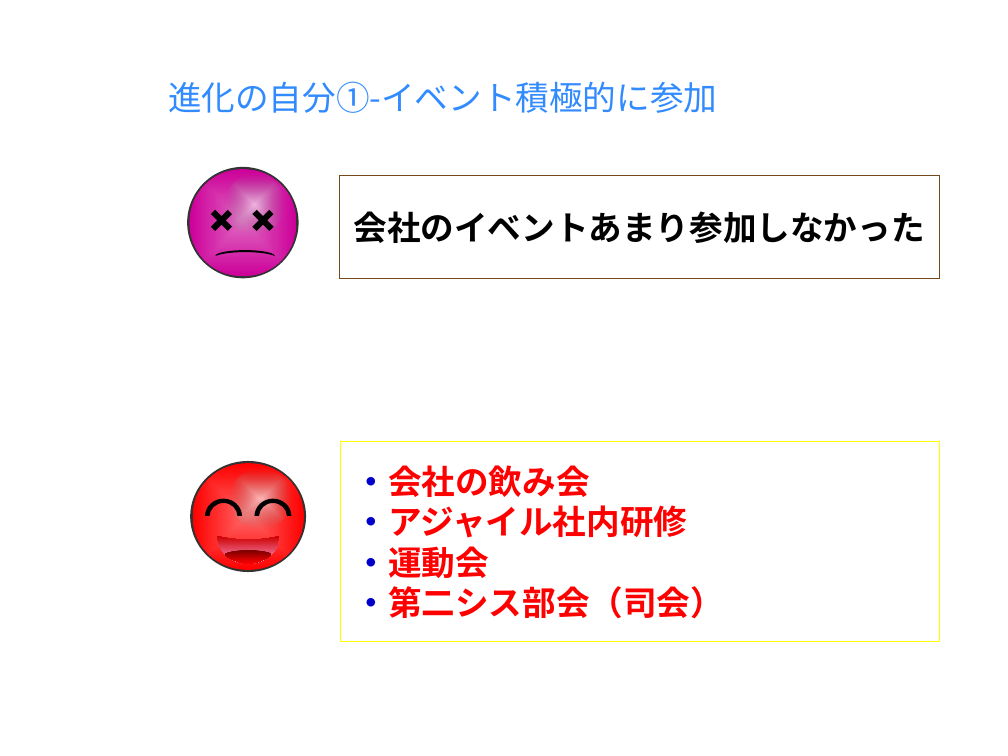
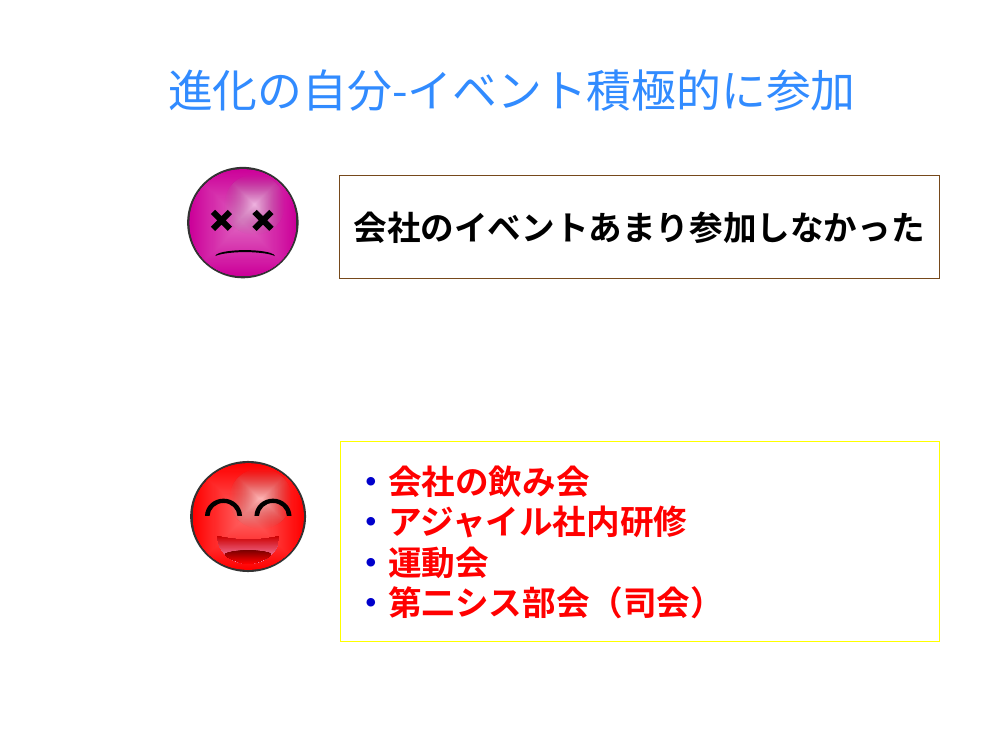
Before and after one commit to milo-bb/test, a slide deck: slide 3 of 昇格プレゼン(徐洋)_new.pptx. Drawn at 1008x756 pixels with LibreOffice and Linux fonts; fonts in the diff are those of the drawing; background and template pictures are left out. Boxes give left, top, right and bottom in pixels: in the first picture for what was removed or moved away, otherwise in the second. Text is boxed around its words. In the diff, an @@ line names an element or a change of style, - is before the commit and + after.

```diff
--- a/昇格プレゼン(徐洋)_new.pptx
+++ b/昇格プレゼン(徐洋)_new.pptx
@@ title at (x1=168, y1=69, x2=856, y2=111): text changed; size 18 to 24 pt @@
-進化の自分①-イベント積極的に参加
+進化の自分-イベント積極的に参加
```
Also in this commit, not shown: 5 other slides changed, 2 slides added.
